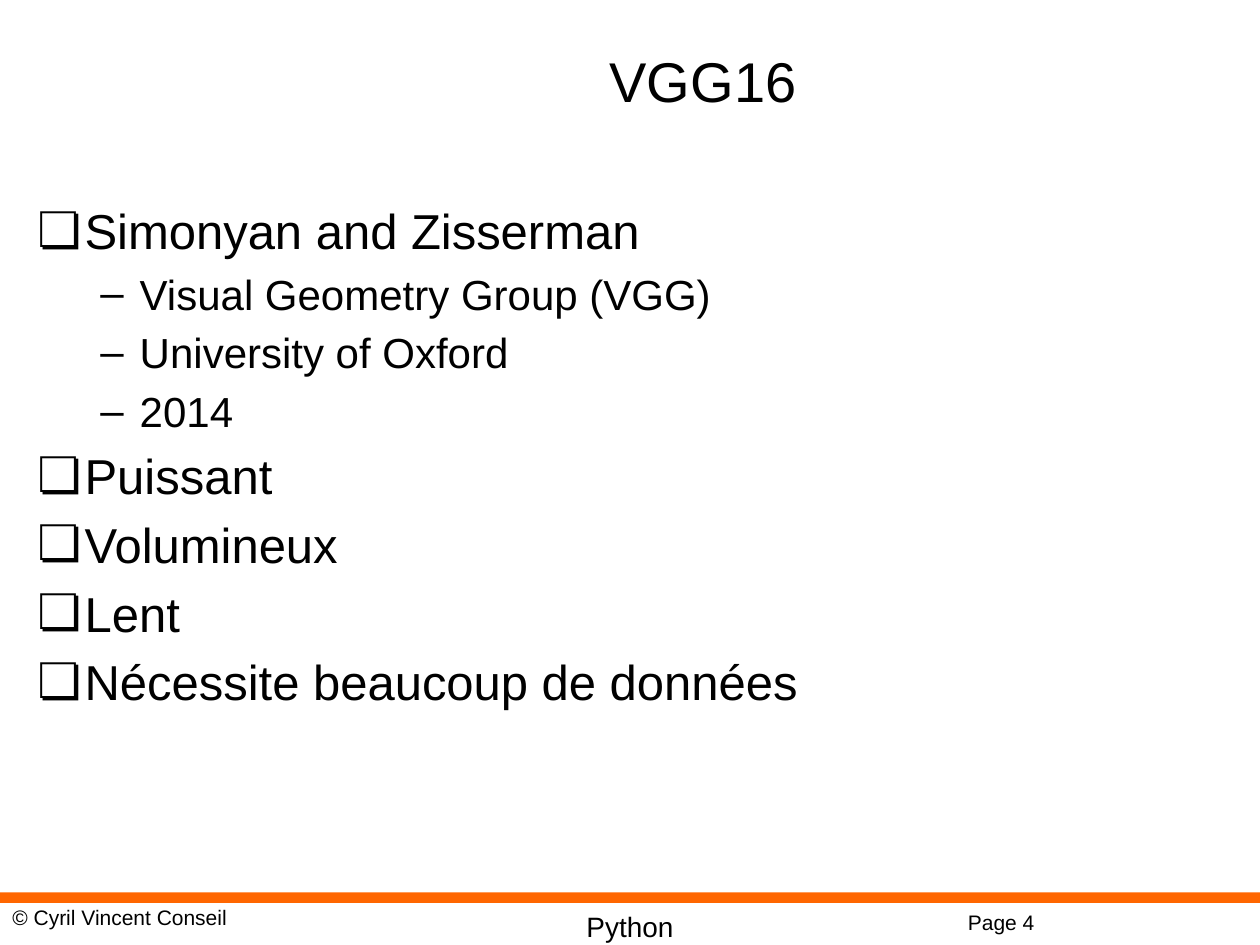
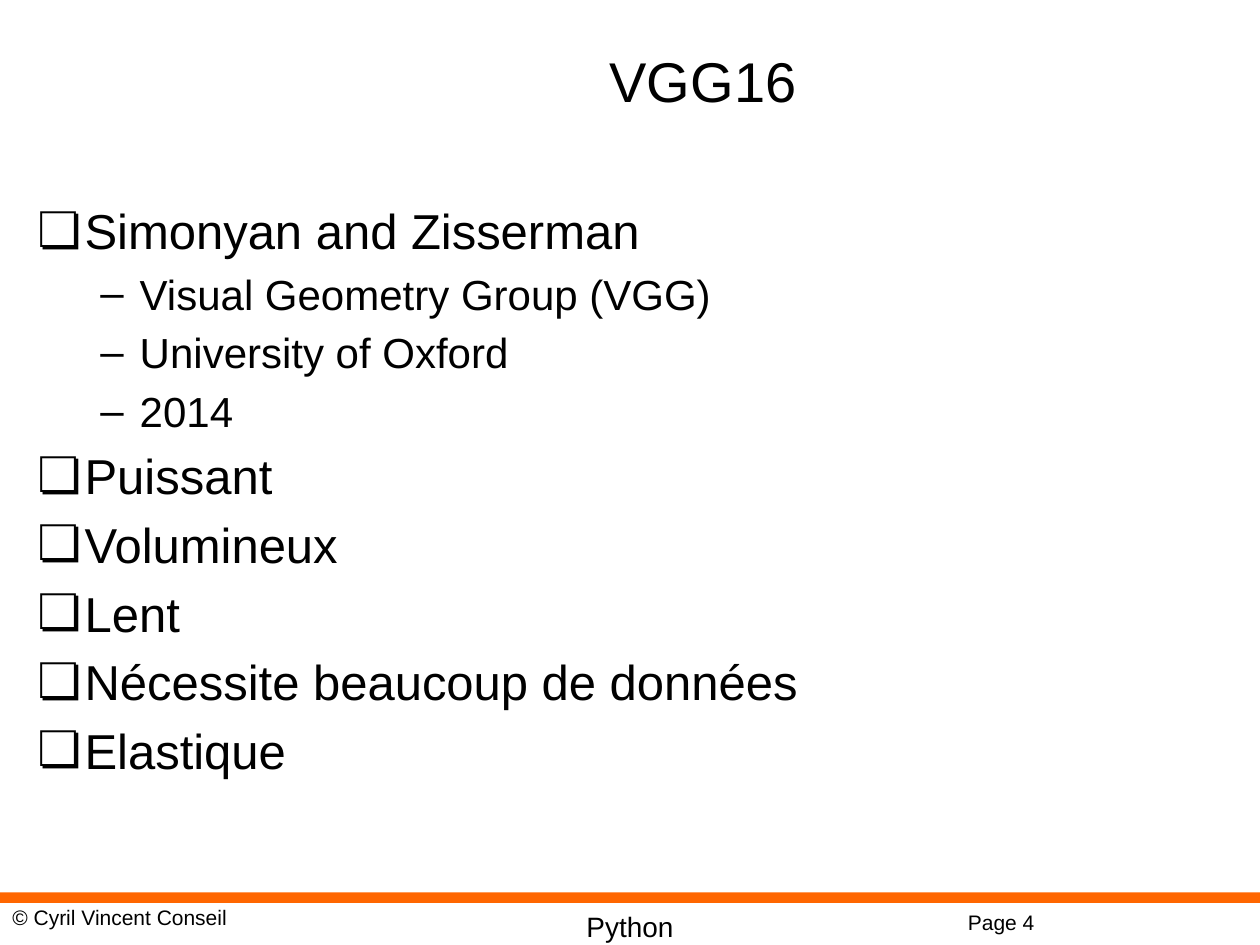
Before and after one commit to cyrilvincent/DL, a slide deck: slide 4 of PPT/DeepLearning11-KerasModels.pptx. Drawn at 1260x945 pixels with LibreOffice and Linux fonts; fonts in the diff are those of the drawing; background and template pictures are left out. Boxes give left, top, right and bottom in pixels: in the first picture for what was removed or moved away, otherwise in the second. Text is boxed around its words. In the diff, an @@ line names an element or a change of style, - is before the commit and + after.

```diff
--- a/PPT/DeepLearning11-KerasModels.pptx
+++ b/PPT/DeepLearning11-KerasModels.pptx
@@ text at (85,733,286,779): paragraph added @@
+❏ Elastique
```
Also in this commit, not shown: 1 other file.
